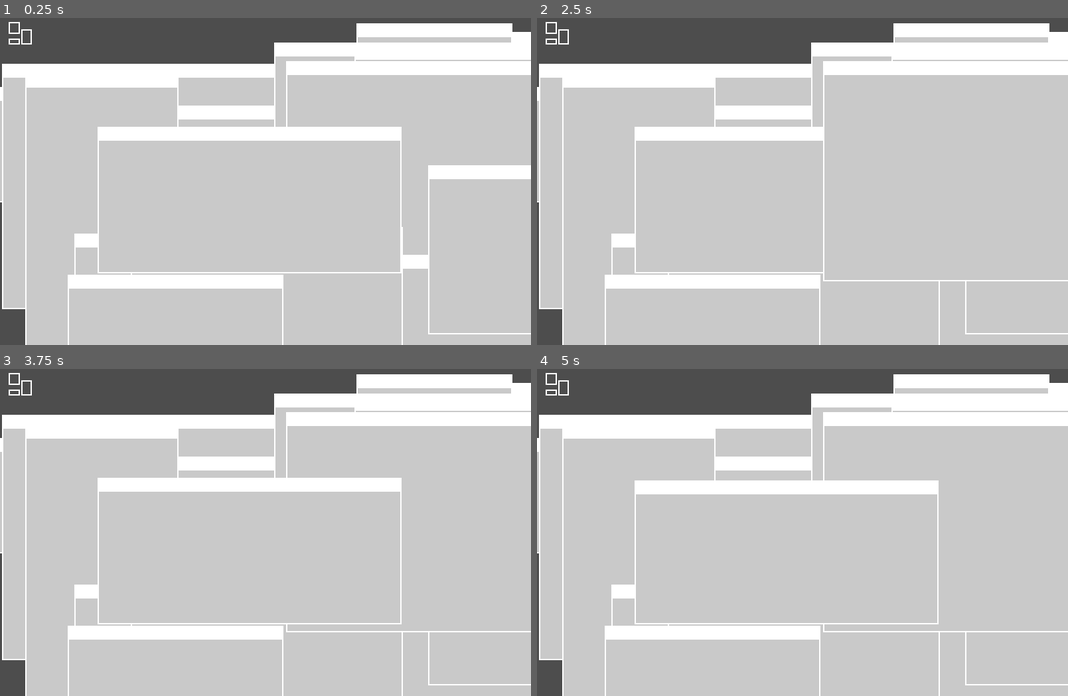
Above: before the commit, frames 1-4 (two rows, left to right).
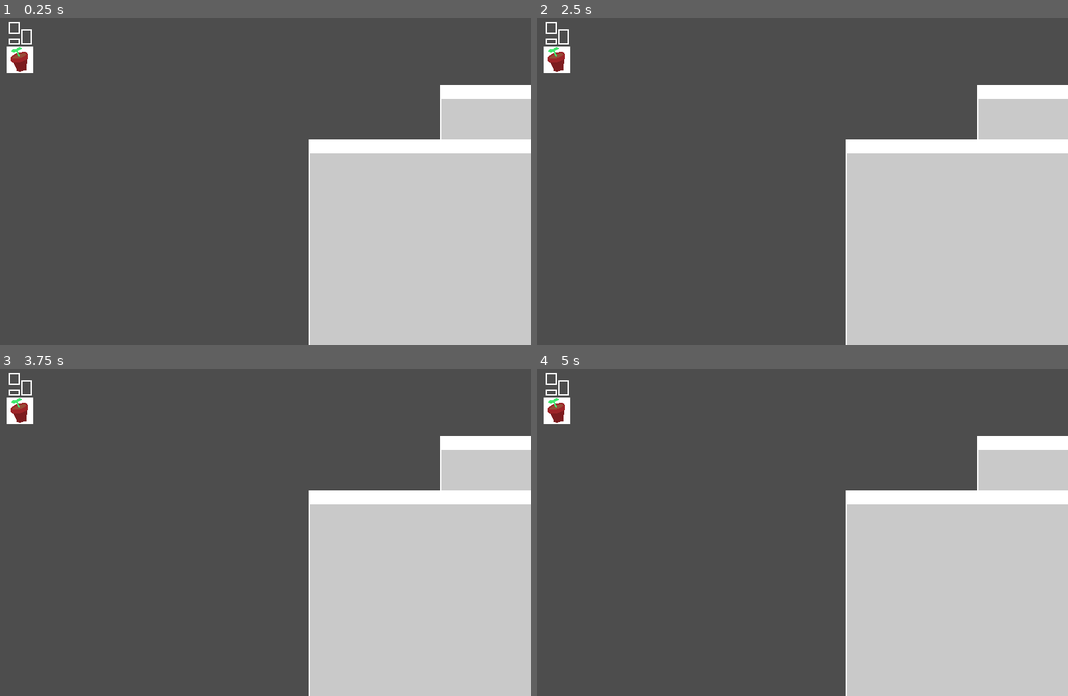
Above: after the commit, the same moments.

Repository: TripleCubes/DigitalGarden
Game: Godot game, scene res://Scenes/main.tscn
The game is run twice, just before and just after one commit, with the same random seed, the same clock (stepped at 60 frames per second) and the same inputs.
Inputs (mouse positions are in pixels of both pictures, inside the frame that each line leads up to):
- Up to frame 1 (0.25 s): no input
- Up to frame 2 (2.5 s): tap Enter at 0.5, 2 s; move the mouse to (919, 161) at 0.52 s; click (919, 161) at 0.6 s; tap Mouse wheel down (SCROLL_DOWN) at 0.8, 1.35 s; tap Space at 1.25 s; move the mouse to (696, 194) at 1.27 s; tap Mouse wheel up (SCROLL_UP) at 1.55, 2.1 s; move the mouse to (855, 106) at 2.02 s; click (855, 106) at 2.3 s
- Up to frame 3 (3.75 s): tap Space at 2.75 s; move the mouse to (238, 597) at 2.77 s; click (238, 597) at 2.85 s; tap Mouse wheel down (SCROLL_DOWN) at 3.05, 3.6 s; tap Enter at 3.5 s; move the mouse to (424, 581) at 3.52 s
- Up to frame 4 (5 s): tap Mouse wheel up (SCROLL_UP) at 3.8, 4.35 s; tap Space at 4.25 s; move the mouse to (643, 480) at 4.27 s; click (643, 480) at 4.55 s

The runs differ from the first frame. In frame 1, 65% of the frame differs, in the area x 0-100%, y 1-100%; in frame 2, 64%; in frame 3, 64%; in frame 4, 64%.

Commit message:
Add close window button, change scroll speed math

Diff:
--- a/Scripts/Apps/app_names.gd
+++ b/Scripts/Apps/app_names.gd
@@ -1,5 +1,6 @@
 extends Node
 
 const NOT_SET: int = 0
+const POT: int = 1
 
 const NUMBER_OF_NAMES: int = 6
--- /dev/null
+++ b/Scripts/Apps/pot.gd
@@ -0,0 +1,2 @@
+class_name App_Pot
+extends Node2D
--- a/Scripts/Apps/show_all_windows.gd
+++ b/Scripts/Apps/show_all_windows.gd
@@ -13,23 +13,15 @@
 	if _app_opening:
 		return
 
+	if _window_list.get_child_count() == 0:
+		return
+
 	_scroll_bar.show_scrollbar()
 	_scroll_bar.scroll_to_zero()
 
-	_previous_window_pos_list.clear()
-	_previous_desktop_icon_pos_list.clear()
-
-	for app_group in _organized_window_list:
-		app_group.clear()
-
-	for window in _window_list.get_children():
-		_previous_window_pos_list.append(window.get_destination())
-		_organized_window_list[window.get_app_name()].append(window)
-
-	for icon in _desktop_icon_list.get_children():
-		_previous_desktop_icon_pos_list.append(icon.get_destination())
-
-	_scroll_bar.set_page_size(_set_windows_position(0, true), 500)
+	_set_windows_data()
+	var page_size: = _set_windows_position(0, true)
+	_scroll_bar.set_page_size(page_size, 500)
 
 	_app_opening = true
 
@@ -64,6 +56,8 @@
 		_set_windows_position(_scroll_bar.get_value_pixel(), false)
 
 	_window_click_check()
+
+	GlobalVars.button_press_detected = true
 
 func _ready():
 	_organized_window_list.clear()
@@ -101,6 +95,22 @@
 	_cursor_y += PADDING_BOTTOM
 	return _cursor_y
 
+func _set_windows_data() -> void:
+	_previous_window_pos_list.clear()
+	_previous_desktop_icon_pos_list.clear()
+
+	for app_group in _organized_window_list:
+		app_group.clear()
+
+	for window in _window_list.get_children():
+		if window.is_queued_for_deletion():
+			continue
+		_previous_window_pos_list.append(window.get_destination())
+		_organized_window_list[window.get_app_name()].append(window)
+
+	for icon in _desktop_icon_list.get_children():
+		_previous_desktop_icon_pos_list.append(icon.get_destination())
+
 func _window_click_check() -> void:
 	if not Input.is_action_just_pressed("MOUSE_LEFT"):
 		return
@@ -110,14 +120,28 @@
 		for window in window_group:
 			var window_pos: Vector2 = window.get_pos()
 			var window_size: Vector2 = window.get_size()
+			if _close_button_hovered(mouse_pos, window_pos, window_size):
+				window.queue_free()
+				_set_windows_data()
+				_set_windows_position(_scroll_bar.get_value_pixel(), true)
+				if _previous_window_pos_list.size() == 0:
+					_close_app()
+				return
 			if mouse_pos.x >= window_pos.x and mouse_pos.y >= window_pos.y \
 			and mouse_pos.x <= window_pos.x + window_size.x \
 			and mouse_pos.y <= window_pos.y + window_size.y:
 				_return_windows_to_previous_pos()
-				window.smooth_move(400 - window_size.x, 250 - window_size.y)
+				window.smooth_move(50, 50)
 				window.place_window_on_top()
-				GlobalVars.button_press_detected = true
 				_close_app()
+
+func _close_button_hovered(mouse_pos: Vector2, window_pos: Vector2, window_size: Vector2) -> bool:
+	if mouse_pos.x >= window_pos.x + (window_size.x - Game_Window.WINDOW_BAR_H) \
+	and mouse_pos.y >= window_pos.y + 1 \
+	and mouse_pos.x <= window_pos.x + (window_size.x - Game_Window.WINDOW_BAR_H) + 9 \
+	and mouse_pos.y <= window_pos.y + 1 + 9:
+		return true
+	return false
 
 func _return_windows_to_previous_pos() -> void:
 	for i in _window_list.get_child_count():
--- a/Scripts/Game/button.gd
+++ b/Scripts/Game/button.gd
@@ -2,6 +2,19 @@
 extends Node2D
 
 const DOUBLE_CLICK_TIME = 600
+
+func _init(x: float, y: float, w: float, h: float, init_scale: float, color:
+			Color = Color(1, 1, 1, 1), texture: Texture2D = null):
+	self.position.x = x
+	self.position.y = y
+	_x.set_var(x)
+	_y.set_var(y)
+	_w = w
+	_h = h
+	_scale.set_var(init_scale)
+
+	_color = color
+	_texture = texture
 
 func show_button() -> void:
 	_button_visible = true
@@ -79,6 +92,11 @@
 	elif _y.get_var() + _h > max_cap:
 		_y.set_var(max_cap - _h)
 
+func redraw() -> void:
+	self.position.x = _x.get_var()
+	self.position.y = _y.get_var()
+	queue_redraw()
+
 var _button_visible: bool = false
 
 var _x: = SmoothVar.new(0)
@@ -93,21 +111,12 @@
 
 var _just_clicked_at: float = 0
 
+var _color: Color
 var _texture: Texture2D = null
 
 var _previous_x: float = 0
 var _previous_y: float = 0
 var _previous_mouse_pos: Vector2
-
-func _init(x: float, y: float, w: float, h: float, init_scale: float, texture: Texture2D = null):
-	self.position.x = x
-	self.position.y = y
-	_x.set_var(x)
-	_y.set_var(y)
-	_w = w
-	_h = h
-	_scale.set_var(init_scale)
-	_texture = texture
 
 func _draw():
 	if not _button_visible:
@@ -118,7 +127,7 @@
 	if _texture != null:
 		draw_texture(_texture, Vector2(0, 0))
 	else:
-		draw_rect(Rect2(0, 0, _w, _h), Color(1, 1, 1, 1))
+		draw_rect(Rect2(0, 0, _w, _h), _color)
 
 func update(_delta) -> void:
 	if not _button_visible:
@@ -137,10 +146,10 @@
 		return
 
 	if Input.is_action_just_pressed("MOUSE_LEFT"):
-		var mouse_pos: Vector2 = get_global_mouse_position()
-		if mouse_pos.x >= self.position.x and mouse_pos.y >= self.position.y \
-		and mouse_pos.x <= self.position.x + _w * _scale.get_var() \
-		and mouse_pos.y <= self.position.y + _h * _scale.get_var():
+		var local_mouse_pos: Vector2 = get_local_mouse_position()
+		if local_mouse_pos.x >= 0 and local_mouse_pos.y >= 0 \
+		and local_mouse_pos.x <= _w * _scale.get_var() \
+		and local_mouse_pos.y <= _h * _scale.get_var():
 			_pressed = true
 			_just_pressed = true
 			if not _double_clicked and Time.get_ticks_msec() - _just_clicked_at < DOUBLE_CLICK_TIME:
--- a/Scripts/Game/desktop_icon.gd
+++ b/Scripts/Game/desktop_icon.gd
@@ -3,11 +3,15 @@
 
 const ICON_WIDTH: float = 40
 
-func _init(x: float, y: float, init_scale: float, icon_function: Callable, texture: Texture2D = null):
+func _init(app_name: int, x: float, y: float, init_scale: float, icon_function: Callable, texture: Texture2D = null):
+	_app_name = app_name
 	_icon_function = icon_function
-	_button = Game_Button.new(x, y, ICON_WIDTH, ICON_WIDTH, init_scale, texture)
+	_button = Game_Button.new(x, y, ICON_WIDTH, ICON_WIDTH, init_scale, Color(1, 1, 1, 1), texture)
 	add_child(_button)
 	_button.show_button()
+
+func get_app_name() -> int:
+	return _app_name
 
 func smooth_move(x: float, y: float) -> void:
 	_button.smooth_move(x, y)
@@ -22,12 +26,14 @@
 
 @onready var _button: Game_Button
 
+var _app_name: int = 0
+
 var _icon_function: Callable
 
 var _previous_pos: Vector2
 var _previous_mouse_pos: Vector2
 
-func _window_ordered_update(_delta) -> void:
+func update(_delta) -> void:
 	_button.update(_delta)
 
 	var mouse_pos: = get_global_mouse_position()
--- a/Scripts/Game/scroll_bar.gd
+++ b/Scripts/Game/scroll_bar.gd
@@ -2,7 +2,7 @@
 extends Node2D
 
 const SCROLL_BAR_WIDTH: float = 15
-const SCROLL_SPEED: float = 350
+const SCROLL_SPEED: float = 1300 # Pixels per second
 
 func show_scrollbar() -> void:
 	_button.show_button()
@@ -93,11 +93,13 @@
 		pass
 	else:
 		if Input.is_action_just_released("SCROLL_UP"):
-			_button.set_button_y(button_pos.y - delta * SCROLL_SPEED)
+			var scroll_amount: float = SCROLL_SPEED / (_page_size - _visible_size) * (_length - _button.get_button_size().y)
+			_button.set_button_y(button_pos.y - delta * scroll_amount)
 			_scrolled = true
 
 		elif Input.is_action_just_released("SCROLL_DOWN"):
-			_button.set_button_y(button_pos.y + delta * SCROLL_SPEED)
+			var scroll_amount: float = SCROLL_SPEED / (_page_size - _visible_size) * (_length - _button.get_button_size().y)
+			_button.set_button_y(button_pos.y + delta * scroll_amount)
 			_scrolled = true
 
 	if _horizontal:
--- a/Scripts/Game/window.gd
+++ b/Scripts/Game/window.gd
@@ -7,14 +7,25 @@
 const WINDOW_MIN_H: float = 60
 const WINDOW_BAR_H: float = 10
 
-func _init(app_name: int, x: float, y: float, w: float, h: float, init_scale: float):
+func _init(app_name: int, x: float, y: float, w: float, h: float, init_scale: float, app: Node2D):
 	_app_name = app_name
+	self.position.x = x
+	self.position.y = y
 	_x.set_var(x)
 	_y.set_var(y)
 	_w = w
 	_h = h
 	_scale.set_var(init_scale)
 
+	_close_button = Game_Button.new((_w -  WINDOW_BAR_H) * init_scale, 1 * init_scale,
+										9, 9, init_scale,
+										Color(1, 1, 1, 1), _texture__ui__x)
+	add_child(_close_button)
+	_close_button.show_button()
+
+	if app != null:
+		add_child(app)
+
 func smooth_move(x: float, y: float) -> void:
 	_x.set_destination(x)
 	_y.set_destination(y)
@@ -25,6 +36,8 @@
 
 func smooth_scale(in_scale: float) -> void:
 	_scale.set_destination(in_scale)
+	_close_button.smooth_move((_w -  WINDOW_BAR_H) * in_scale, 1 * in_scale)
+	_close_button.smooth_scale(in_scale)
 
 func get_pos() -> Vector2:
 	return Vector2(_x.get_var(), _y.get_var())
@@ -42,8 +55,11 @@
 	_window_list.move_child(self, _window_list.get_child_count() - 1)
 
 @onready var _window_list: Node2D = get_node("/root/Main/WindowList")
+const _texture__ui__x: Texture2D = preload("res://Assets/Sprites/UI/ui__x.png")
 
 var _app_name: int = AppNames.NOT_SET
+
+var _app: Node2D = null
 
 var _left_border_pressed: bool = false
 var _top_border_pressed: bool = false
@@ -63,6 +79,8 @@
 var _previous_w: float = 0
 var _previous_h: float = 0
 var _previous_mouse_pos: Vector2
+
+var _close_button: Game_Button
 
 func _draw():
 	draw_set_transform(Vector2(0, 0), 0, Vector2(_scale.get_var(), _scale.get_var()))
@@ -77,7 +95,11 @@
 					_h - WINDOW_BAR_H),
 					Color(1, 1, 1, 1), false, WINDOW_BORDER_WIDTH)
 
-func _window_ordered_update(_delta: float) -> void:
+func update(_delta: float) -> void:
+	_close_button.update(_delta)
+	if _close_button.pressed():
+		queue_free()
+
 	_border_press_check()
 	var mouse_pos: Vector2 = get_viewport().get_mouse_position()
 
@@ -100,10 +122,12 @@
 		if _w < WINDOW_MIN_W:
 			_w = WINDOW_MIN_W
 			_x.set_var(_previous_x + (_previous_w - WINDOW_MIN_W) * _scale.get_var())
+		_close_button.set_button_x((_w -  WINDOW_BAR_H) * _scale.get_var())
 	if _right_border_pressed:
 		_w = (mouse_pos.x - self.position.x) / _scale.get_var()
 		if _w < WINDOW_MIN_W:
 			_w = WINDOW_MIN_W
+		_close_button.set_button_x((_w -  WINDOW_BAR_H) * _scale.get_var())
 	if _top_border_pressed:
 		_y.set_var(mouse_pos.y)
 		_h = (_previous_h * _scale.get_var() + (_previous_y - mouse_pos.y)) / _scale.get_var()
@@ -122,6 +146,7 @@
 	self.position.x = _x.get_var()
 	self.position.y = _y.get_var()
 
+	_close_button.redraw()
 	queue_redraw()
 
 func _border_press_check() -> void:
--- a/Scripts/Singletons/window_ordered_updater.gd
+++ b/Scripts/Singletons/window_ordered_updater.gd
@@ -7,7 +7,7 @@
 	ShowAllWindows.update(delta)
 
 	for i in range(window_list.get_child_count() - 1, -1, -1):
-		window_list.get_child(i)._window_ordered_update(delta)
+		window_list.get_child(i).update(delta)
 
 	for i in range(desktop_icon_list.get_child_count() - 1, -1, -1):
-		desktop_icon_list.get_child(i)._window_ordered_update(delta)
+		desktop_icon_list.get_child(i).update(delta)
--- a/Scripts/main.gd
+++ b/Scripts/main.gd
@@ -1,19 +1,25 @@
 extends Node2D
 
-const _texture__show_all_windows: Texture2D = preload("res://Assets/Sprites/DesktopIcons/desktop_icon__all_apps.png")
+const _texture__desktop_icon__show_all_windows: Texture2D = preload("res://Assets/Sprites/DesktopIcons/desktop_icon__all_apps.png")
+const _texture__desktop_icon__pot: Texture2D = preload("res://Assets/Sprites/DesktopIcons/desktop_icon__pot.png")
 
 func _ready():
-	for i in 30:
+	for i in 3:
 		var window: = Game_Window.new(randi_range(0, 5), randf_range(-10, 700), randf_range(-10, 400),
-										randf_range(100, 250), randf_range(80, 230), 2)
+										randf_range(100, 250), randf_range(80, 230), 2, null)
 		$WindowList.add_child(window)
 
+	var desktop_icon__show_all_windows: = Game_DesktopIcon.new(AppNames.NOT_SET, 10, 10, 1, func show_all_windows():
+		ShowAllWindows.open_app()
+	, _texture__desktop_icon__show_all_windows)
+	$Desktop.add_child(desktop_icon__show_all_windows)
 
-
-	var desktop_icon__show_all_windows: = Game_DesktopIcon.new(10, 10, 1, func show_all_windows():
-		ShowAllWindows.open_app()
-	, _texture__show_all_windows)
-	$Desktop.add_child(desktop_icon__show_all_windows)
+	var desktop_icon__pot: = Game_DesktopIcon.new(AppNames.POT, 10, 50, 1, func show_all_windows():
+		var window: = Game_Window.new(AppNames.POT, randf_range(-10, 700), randf_range(-10, 400),
+										randf_range(100, 250), randf_range(80, 230), 2, App_Pot.new())
+		$WindowList.add_child(window)
+	, _texture__desktop_icon__pot)
+	$Desktop.add_child(desktop_icon__pot)
 
 func _process(_delta):
 	GlobalVars.button_press_detected = false
Binary file added: Assets/Sprites/DesktopIcons/desktop_icon__pot.png
Not shown, added: Assets/Sprites/DesktopIcons/desktop_icon__pot.png.import
Binary file added: Assets/Sprites/UI/ui__x.png
Not shown, added: Assets/Sprites/UI/ui__x.png.import
